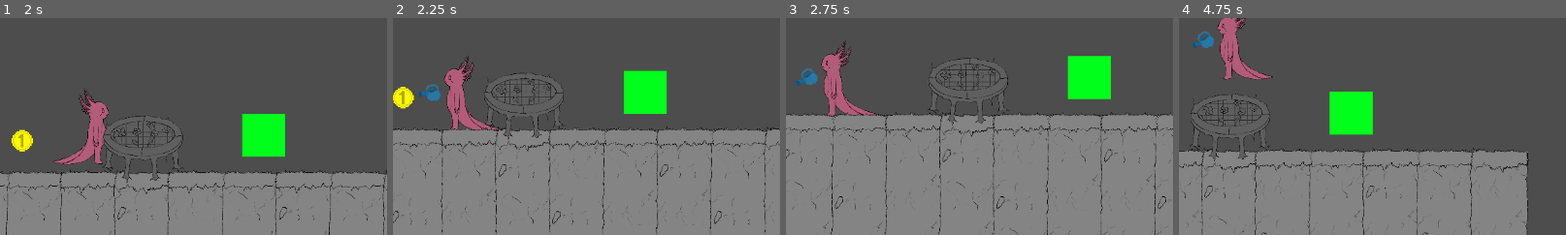
Above: before the commit, frames 1-4 (left to right).
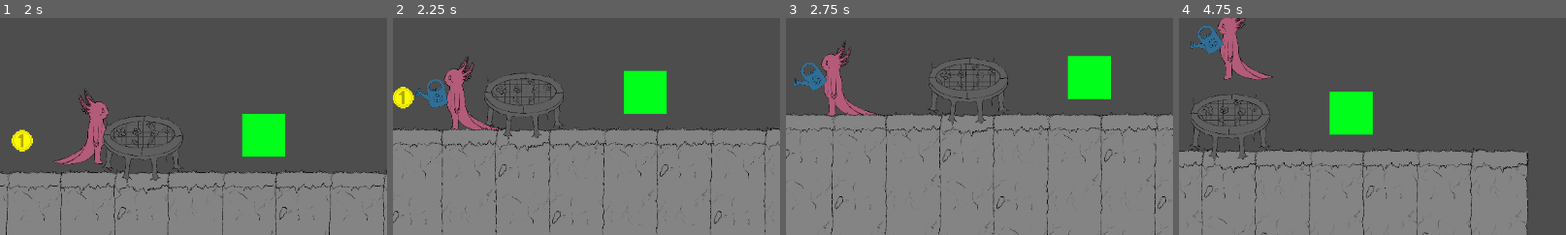
Above: after the commit, the same moments.

Repository: AzureLeaf0/GameJam
Game: Godot game, scene res://scenes/map.tscn
Same seed, same stepped clock (60 frames per second), same inputs: the game is played once before the commit and once after it.
Inputs (mouse positions are % of the whole screen's width and height, from its top left):
- Up to frame 1 (2 s): move the mouse to (72, 45) at 0.52 s; hold Right (move_right) from 0.53 s (still down); tap E (Interact) at 0.6 s; tap Space (jump) at 0.77, 1.52 s; move the mouse to (30, 55) at 1.27 s; click (30, 55) at 1.35 s
- Up to frame 2 (2.25 s): move the mouse to (60, 28) at 2.02 s; release Right (move_right) at 2.03 s; hold Left (move_left) from 2.03 s (still down); right-click (60, 28) at 2.1 s
- Up to frame 3 (2.75 s): keep holding Left (move_left)
- Up to frame 4 (4.75 s): move the mouse to (45, 70) at 2.77 s; release Left (move_left) at 2.78 s; hold Right (move_right) 2.78-4.28 s; tap E (Interact) at 2.85 s; tap Space (jump) at 3.02, 3.77, 4.52 s; move the mouse to (80, 65) at 3.52 s; click (80, 65) at 3.6 s; move the mouse to (20, 35) at 4.27 s; hold Left (move_left) from 4.28 s (still down); right-click (20, 35) at 4.35 s
The pictures show only the part of the screen within x 41-91%, y 36-86%; the shares and areas given below are measured in that part.

Frame 1 is identical in both runs. In frame 2, 0.5% of the frame differs, in the area x 5-15%, y 28-42%; in frame 3, 0.5%; in frame 4, 0.5%, in the area x 2-12%, y 3-17%.

Commit message:
watering can updated

Diff:
--- a/gamejam/scenes/player.tscn
+++ b/gamejam/scenes/player.tscn
@@ -42,7 +42,6 @@
 
 [node name="WateringCan" parent="." instance=ExtResource("4_dqkch")]
 visible = false
-scale = Vector2(12.5, 12.5)
 
 [node name="Item1Timer" type="Timer" parent="."]
 one_shot = true
--- a/gamejam/scenes/watering_can.tscn
+++ b/gamejam/scenes/watering_can.tscn
@@ -1,7 +1,7 @@
 [gd_scene load_steps=7 format=3 uid="uid://ul6vn6nt2irb"]
 
 [ext_resource type="Script" uid="uid://b6dmkiqgte8fe" path="res://scenes/watering_can.gd" id="1_a15la"]
-[ext_resource type="Texture2D" uid="uid://b2blweyrluvby" path="res://Images/WateringCan.png" id="2_cca2k"]
+[ext_resource type="Texture2D" uid="uid://d2k23p6m2vxy4" path="res://Images/Ruya/Suluk2.png" id="2_cca2k"]
 
 [sub_resource type="CircleShape2D" id="CircleShape2D_cca2k"]
 radius = 40.0
Binary file added: gamejam/Images/Ruya/Suluk2.png
Not shown, added: gamejam/Images/Ruya/Suluk2.png.import
